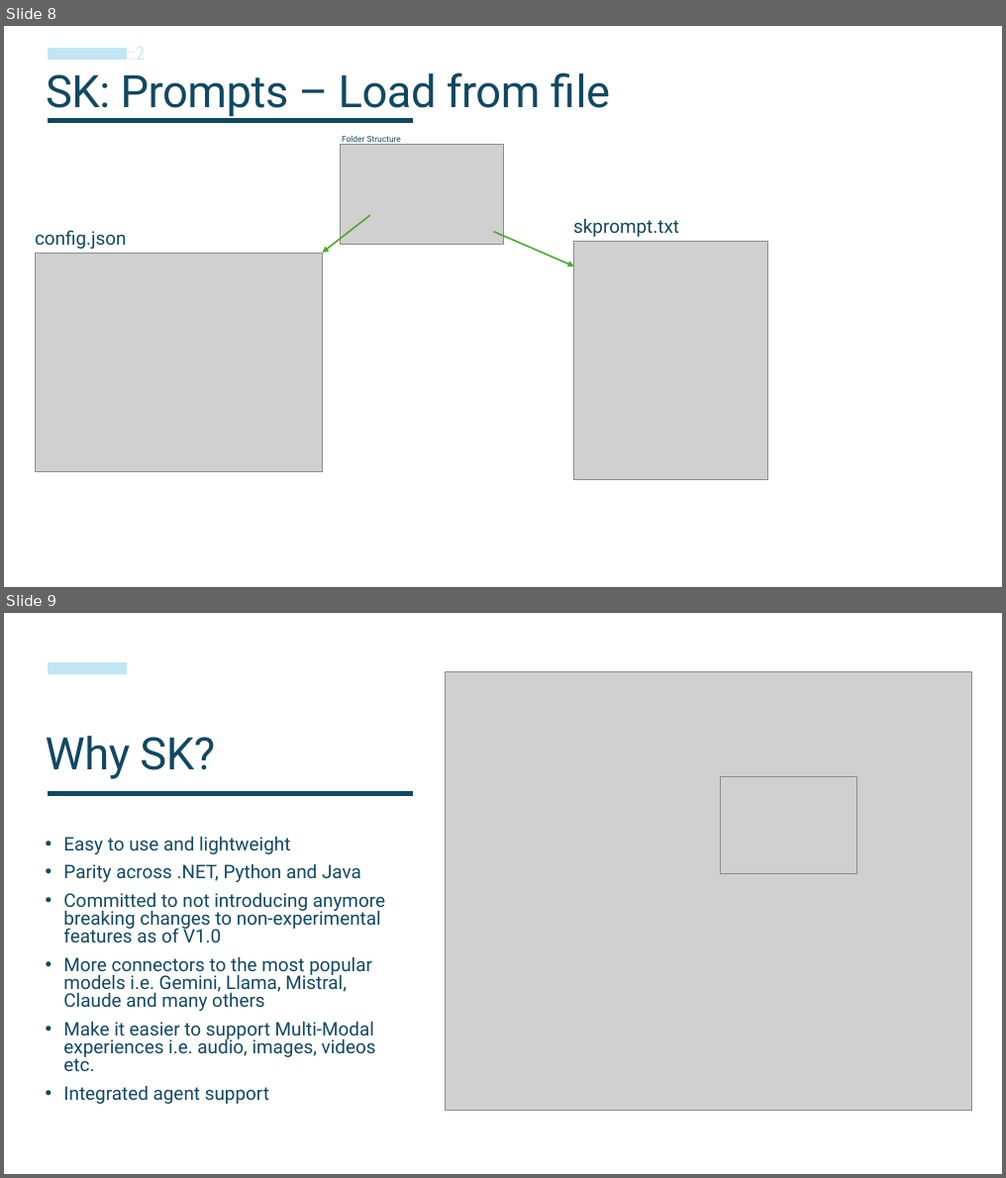
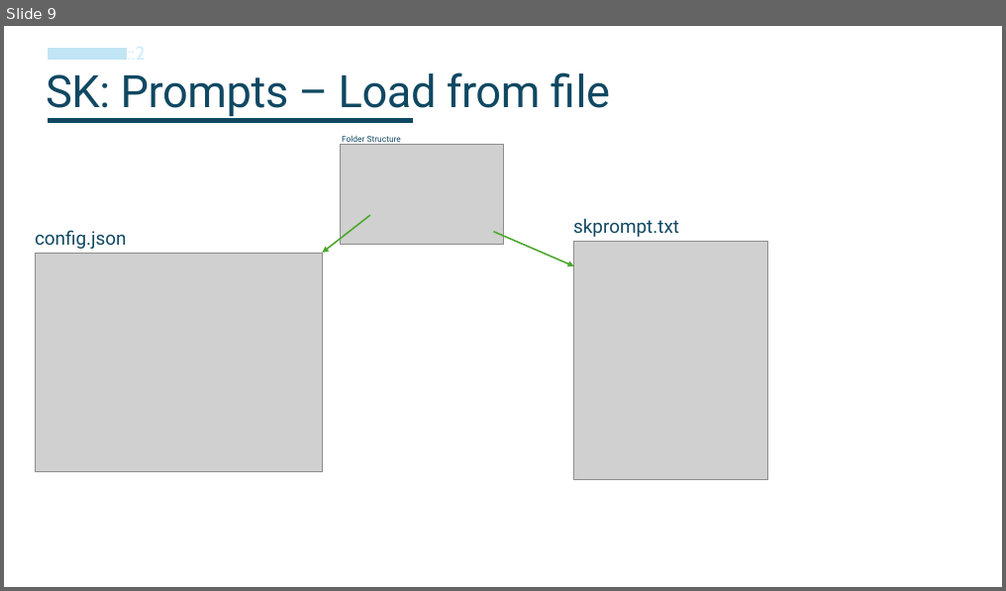
Before and after one commit to Rickcau/Semantic-Kernel-101, a slide deck: ppts/Lesson2.pptx. Shown one above the other, each under a label of ours: slides 8 and 9 before the commit, slide 9 after it. The pictures are 1006x1178 and 1006x591 pixels, drawn with LibreOffice and Linux fonts; fonts in the diff are those of the drawing; grey boxes stand for pictures. Boxes give left, top, right and bottom in pixels: in the first picture for what was removed or moved away, otherwise in the second. Text is boxed around its words. In the diff, an @@ line names an element or a change of style, - is before the commit and + after.

```diff
--- a/ppts/Lesson2.pptx
+++ b/ppts/Lesson2.pptx
@@ slide 9 removed at (x1=4, y1=613, x2=1002, y2=1174), background #FFFFFF @@
@@ rectangle removed at (x1=49, y1=663, x2=126, y2=674) @@
@@ picture removed at (x1=445, y1=672, x2=972, y2=1111) @@
@@ title removed at (x1=46, y1=736, x2=215, y2=779) @@
-Why SK?
@@ picture removed at (x1=721, y1=777, x2=857, y2=873) @@
@@ rectangle removed at (x1=49, y1=792, x2=412, y2=796) @@
@@ text removed at (x1=63, y1=836, x2=385, y2=1104) @@
-• Easy to use and lightweight
-• Parity across .NET, Python and Java
-• Committed to not introducing anymore breaking changes to non-experimental features as of V1.0
-• More connectors to the most popular models i.e. Gemini, Llama, Mistral, Claude and many others
-• Make it easier to support Multi-Modal experiences i.e. audio, images, videos etc.
-• Integrated agent support
@@ what was slide 8 is now slide 9 @@
```
Also in this commit, not shown: 5 slides changed, 1 slide added, 3 other files.
